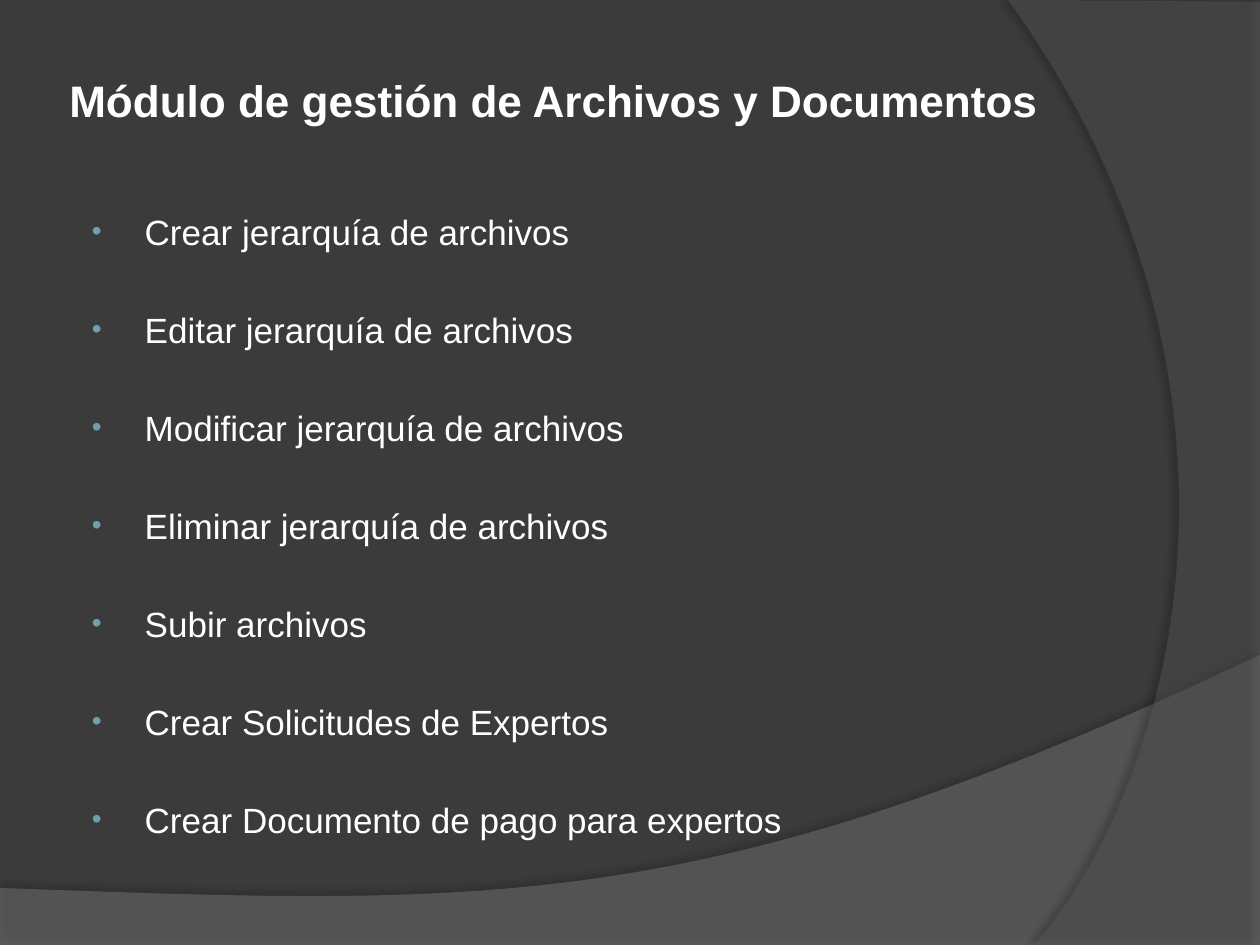
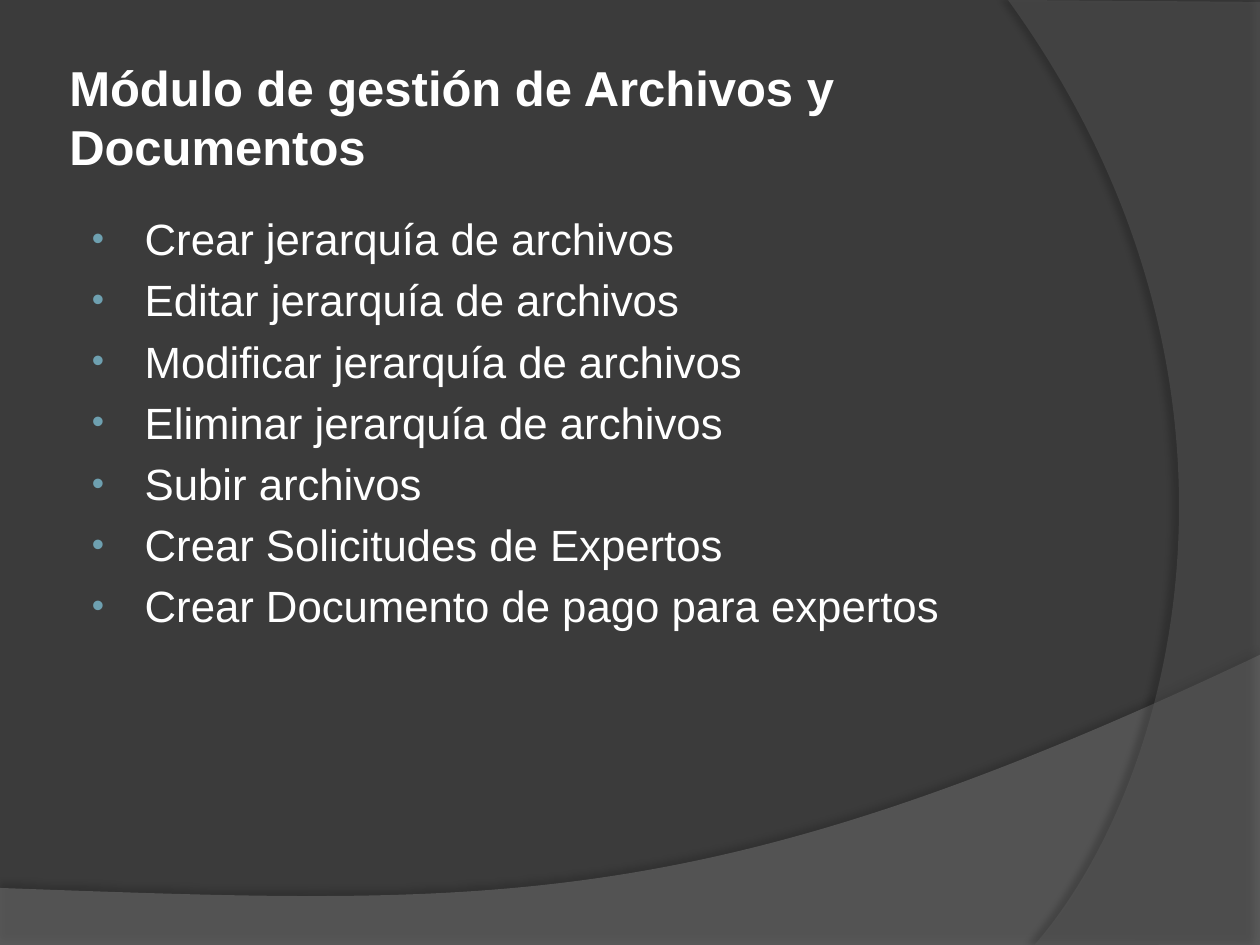
Before and after one commit to jmoics/JX_Market, a slide deck: slide 32 of JX_Market/trunk/Tesis 03_09_2012.pptx. Drawn at 1260x945 pixels with LibreOffice and Linux fonts; fonts in the diff are those of the drawing. Boxes give left, top, right and bottom in pixels: in the first picture for what was removed or moved away, otherwise in the second. Text is boxed around its words. In the diff, an @@ line names an element or a change of style, - is before the commit and + after.

```diff
--- a/JX_Market/trunk/Tesis 03_09_2012.pptx
+++ b/JX_Market/trunk/Tesis 03_09_2012.pptx
@@ title "Módulo de gestión de Archivos ..." at box(69, 70, 834, 166): size 25.2 to 28 pt @@
@@ text "Crear jerarquía de archivos" at box(145, 222, 939, 631): size 20 to 25 pt; more space between paragraphs @@
```
Also in this commit, not shown: 7 other slides changed, 2 slides added, 1 other file.
